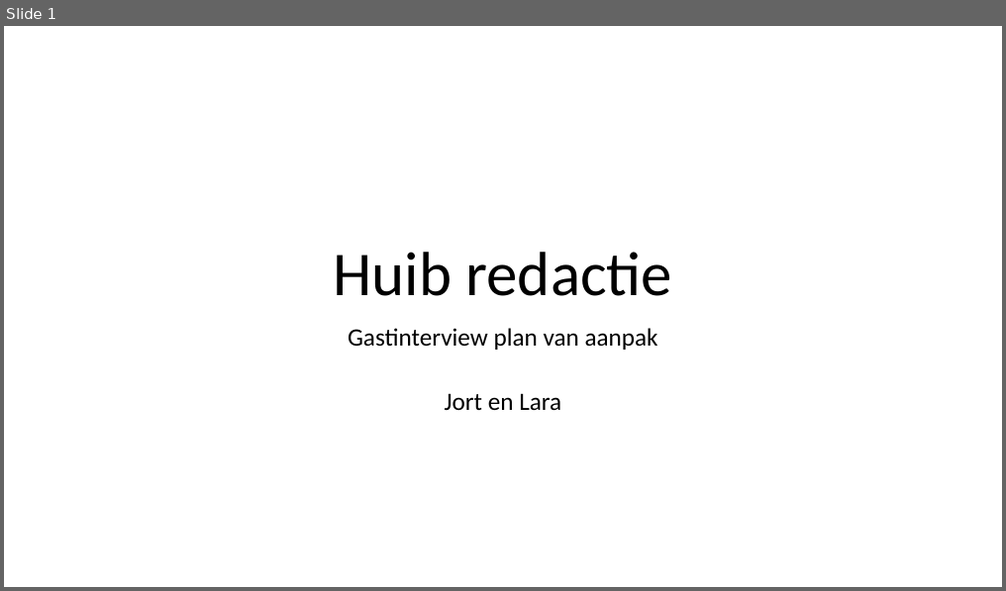
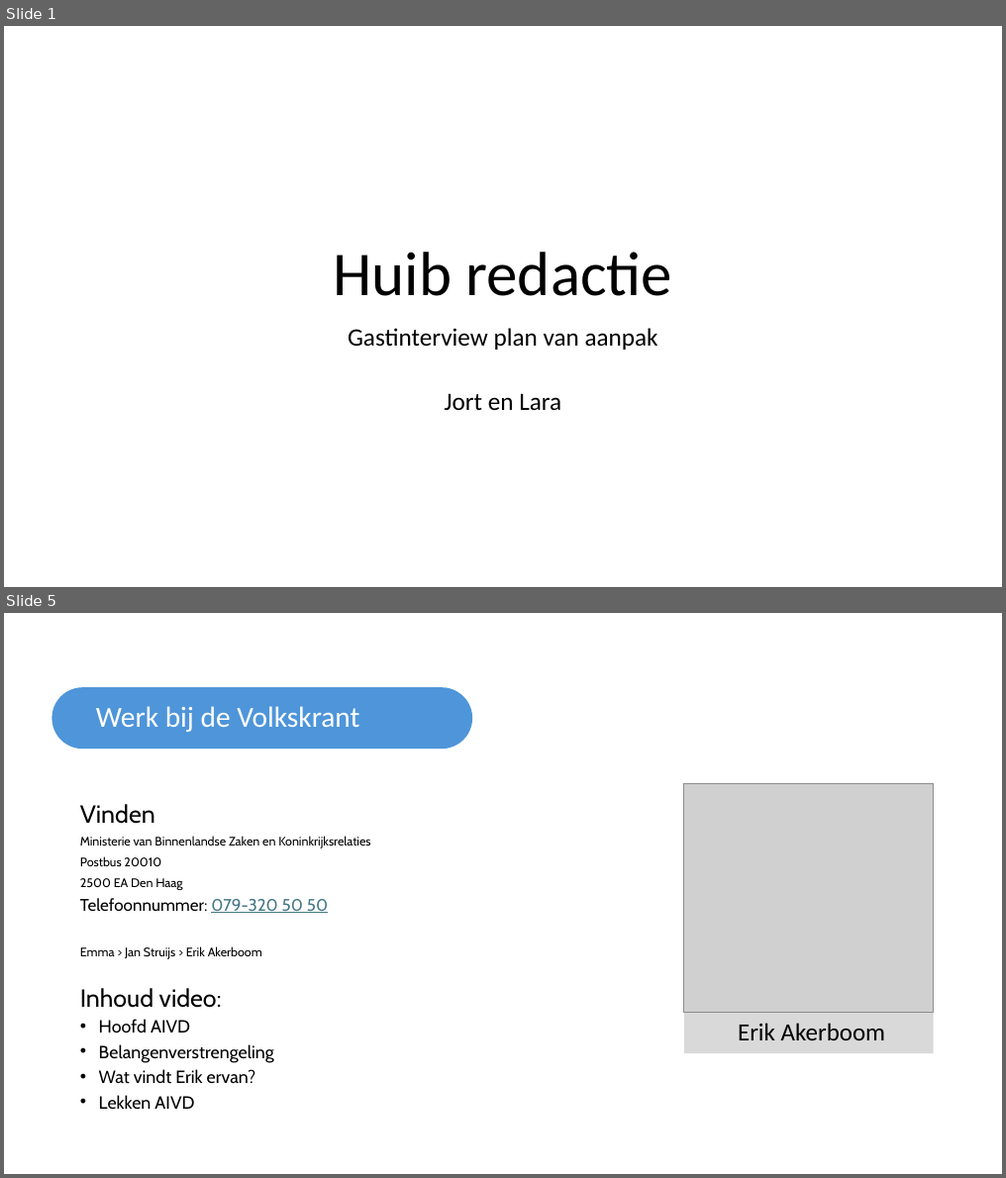
Before and after one commit to JortSiemes/JNM-Premaster, a slide deck: Vakken Y2/Crossmediale onderzoeksweken/Huib Modderkolk/Huib redactie.pptx. Shown one above the other, each under a label of ours: slide 1 before the commit, slides 1 and 5 after it; the slides between them are not shown. The pictures are 1006x591 and 1006x1178 pixels, drawn with LibreOffice and Linux fonts; fonts in the diff are those of the drawing; grey boxes stand for pictures. Boxes give left, top, right and bottom in pixels: in the first picture for what was removed or moved away, otherwise in the second. Text is boxed around its words. In the diff, an @@ line names an element or a change of style, - is before the commit and + after.

```diff
--- a/Vakken Y2/Crossmediale onderzoeksweken/Huib Modderkolk/Huib redactie.pptx
+++ b/Vakken Y2/Crossmediale onderzoeksweken/Huib Modderkolk/Huib redactie.pptx
@@ slide 5 added at box(4, 613, 1002, 1174), background #FFFFFF @@
@@ rounded rectangle added at box(52, 687, 472, 749), fill #4E95D9 @@
@@ text added at box(96, 706, 359, 732), 28 pt, text #FFFFFF @@
+Werk bij de Volkskrant
@@ picture added at box(684, 784, 933, 1013) @@
@@ text added at box(80, 804, 370, 1109), 11.9 pt, text #000000 @@
+Vinden
+Ministerie van Binnenlandse Zaken en Koninkrijksrelaties
+Postbus 20010
+2500 EA Den Haag
+Telefoonnummer: 079-320 50 50
+Emma > Jan Struijs > Erik Akerboom
+Inhoud video:
+• Hoofd AIVD
+• Belangenverstrengeling
+• Wat vindt Erik ervan?
+• Lekken AIVD
@@ rectangle added at box(684, 1012, 934, 1054), fill #D9D9D9 @@
@@ text added at box(738, 1023, 885, 1041), 23.8 pt, text #000000 @@
+Erik Akerboom
```
Also in this commit, not shown: 1 slide changed, 2 other slides added, 3 other files.
